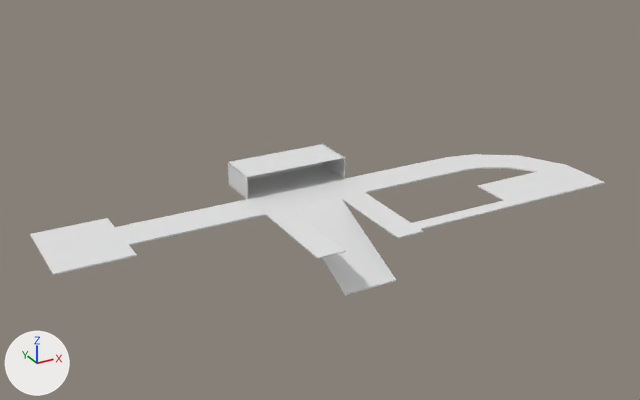
A saved change to the Blender file BlenderModels/Chapter1/Chapter1-1Mesh.blend.
Rendered twice from a 50 mm camera at (-65.5, -132.2, 61.1) aimed at (-1.4, -15.5, 2.8). The axes (+X, +Y, +Z) are drawn at lower left. The lights are the same throughout.
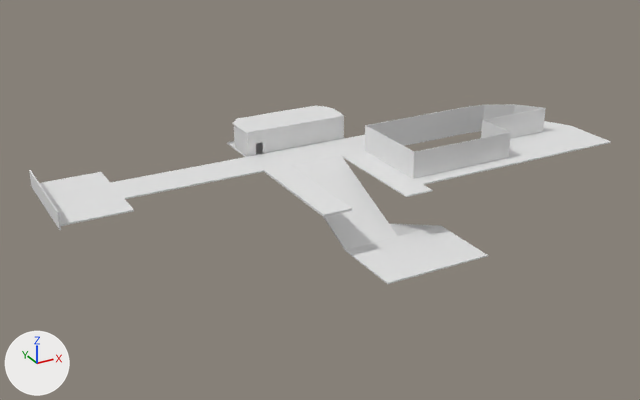
Changed parts and their boxes (x1, y1, x2, y2) in the pictures (640 x 400 px):
'Plane', reshaped, moved (8% taller): before (30, 144, 605, 295); after (40, 121, 611, 284)
'Cube.006', added: after (365, 104, 546, 179)
'Cube.005', added: after (269, 116, 344, 153)
'Plane.001', added: after (233, 105, 344, 134)
'Cube.007', added: after (29, 170, 61, 230)
'Plane.002', added: after (249, 129, 269, 156)
'Cube', added: after (234, 125, 249, 157)
part 1 of me_plane_011, built on: before (30, 144, 519, 295); after (40, 141, 488, 284)

Diff of the bpy script that builds the scene:
```diff
--- a/BlenderModels/Chapter1/Chapter1-1Mesh.blend.py
+++ b/BlenderModels/Chapter1/Chapter1-1Mesh.blend.py
@@ me_plane_011 @@
 # used by ob_plane; location = (0.6, 0.2, 0.1); scale = (-9.54, -4.05, -11.0)
-me_plane_011.from_pydata(...)  # 289 vertices, 261 faces; spans x -5.21..4.75, y -1.03..7.16, z -0.37..0.71
+me_plane_011.from_pydata(...)  # 350 vertices, 313 faces; spans x -5.21..4.6, y -1.03..10.06, z -0.37..1.34
+# me_plane_011 part 1
+# 20 vertices are removed from x -1.01..1.01, y -1.03..7.16, z -0.37..0.7
+# 55 faces are deleted
+# 4 vertices in x 4.75, y 1.0..2.73, z 0.0..0.02 move by (-0.15, 0.0, 0.0)
+# 9 vertices move from x -1.0..4.75, y -1.0..3.72, z -0.36..0.02 to x -1.0..4.6, y -1.03..3.92, z 0.0..0.03
+# 49 vertices are added at x -4.73..4.6, y -1.03..10.06, z 0.0..1.34
+# 10 new vertices lie (0.0, 0.44, 0.0) away from vertices in x -1.0..-0.5, y 7.16, z 0.0..0.02
+# 9 new vertices lie (0.0, 2.91, 0.0) away from vertices in x -0.5..0.5, y 7.15, z 0.69..0.71
+# 8 new vertices lie (0.0, 0.43, 0.0) away from vertices in x 0.5..1.0, y 7.16, z 0.0..0.01
+# 5 new vertices lie (0.0, -4.45, 0.63) away from vertices in x -1.36..-0.5, y 7.15, z 0.69..0.71
+# 107 new faces join them
@@ ob_plane @@
 ob_plane = bpy.data.objects.new('Plane', me_plane_011)
-ob_plane.location = (0.6, 0.2, 0.1)
+ob_plane.location = (0.6, 0.2, 7.8)
 ob_plane.scale = (-9.54, -4.05, -11.0)
@@ ob_cube_007 @@
+ob_cube_007 = bpy.data.objects.new('Cube.007', me_cube_011)  # a box spanning x -1.0..1.0, y -1.0..0.97, z -1.0..1.0
+ob_cube_007.location = (-43.2, -7.2, 8.7)
+ob_cube_007.scale = (0.113, 9.1, 1.38)
@@ ob_cube_006 @@
+ob_cube_006 = bpy.data.objects.new('Cube.006', me_cube_010)  # 125 vertices, 124 faces; spans x -22.0..12.0, y -131.0..133.0, z -1.0..2.0
+ob_cube_006.location = (31.6, -18.1, 8.9)
+ob_cube_006.scale = (1.0, 0.0556, 1.68)
@@ ob_cube_005 @@
+ob_cube_005 = bpy.data.objects.new('Cube.005', me_cube_008)  # 12 vertices, 10 faces; spans x -1.0..1.0, y -1.0..1.0, z -1.0..1.96
+ob_cube_005.location = (2.7, -3.6, 9.2)
+ob_cube_005.scale = (7.36, 0.0332, 1.44)
@@ ob_plane_002 @@
+ob_plane_002 = bpy.data.objects.new('Plane.002', me_plane_004)  # 506 vertices, 375 faces; spans x -1.85..1.0, y -1.61..1.0, z -6.1..0.05
+ob_plane_002.location = (-2.3, 1.0, 9.0)
+ob_plane_002.rotation_euler = (0.0, 1.571, 0.0)  # degrees (0, 90, 0)
+ob_plane_002.scale = (1.6, 2.86, 1.0)
@@ ob_plane_001 @@
+ob_plane_001 = bpy.data.objects.new('Plane.001', me_plane_003)  # 25 vertices, 16 faces; spans x -1.0..1.0, y -0.94..0.56, z 0.0; modifiers SOLIDIFY
+ob_plane_001.location = (0.8, 1.2, 12.0)
+ob_plane_001.scale = (9.59, 5.12, 1.0)
@@ ob_cube_004 @@
+ob_cube_004 = bpy.data.objects.new('Cube.004', me_cube_004)  # a box spanning x -1.0..1.0, y -1.0..1.0, z -1.0..1.0
+ob_cube_004.location = (0.6, 3.9, 9.7)
+ob_cube_004.rotation_euler = (0.0, 0.0, -1.571)  # degrees (0, 0, -90)
+ob_cube_004.scale = (0.109, 7.98, 2.16)
@@ ob_cube_001 @@
+ob_cube_001 = bpy.data.objects.new('Cube.001', me_cube_004.copy())  # modifiers BOOLEAN
+ob_cube_001.location = (-7.8, 2.8, 9.7)
+ob_cube_001.rotation_euler = (0.0, 0.0, -0.552)  # degrees (0, 0, -32)
+ob_cube_001.scale = (0.102, 1.57, 2.16)
@@ ob_cube @@
+ob_cube = bpy.data.objects.new('Cube', me_cube)  # a box spanning x -1.0..1.0, y -0.92..1.0, z -1.0..1.0
+ob_cube.location = (-8.5, -0.9, 9.7)
+ob_cube.scale = (0.109, 2.92, 2.16)
```
